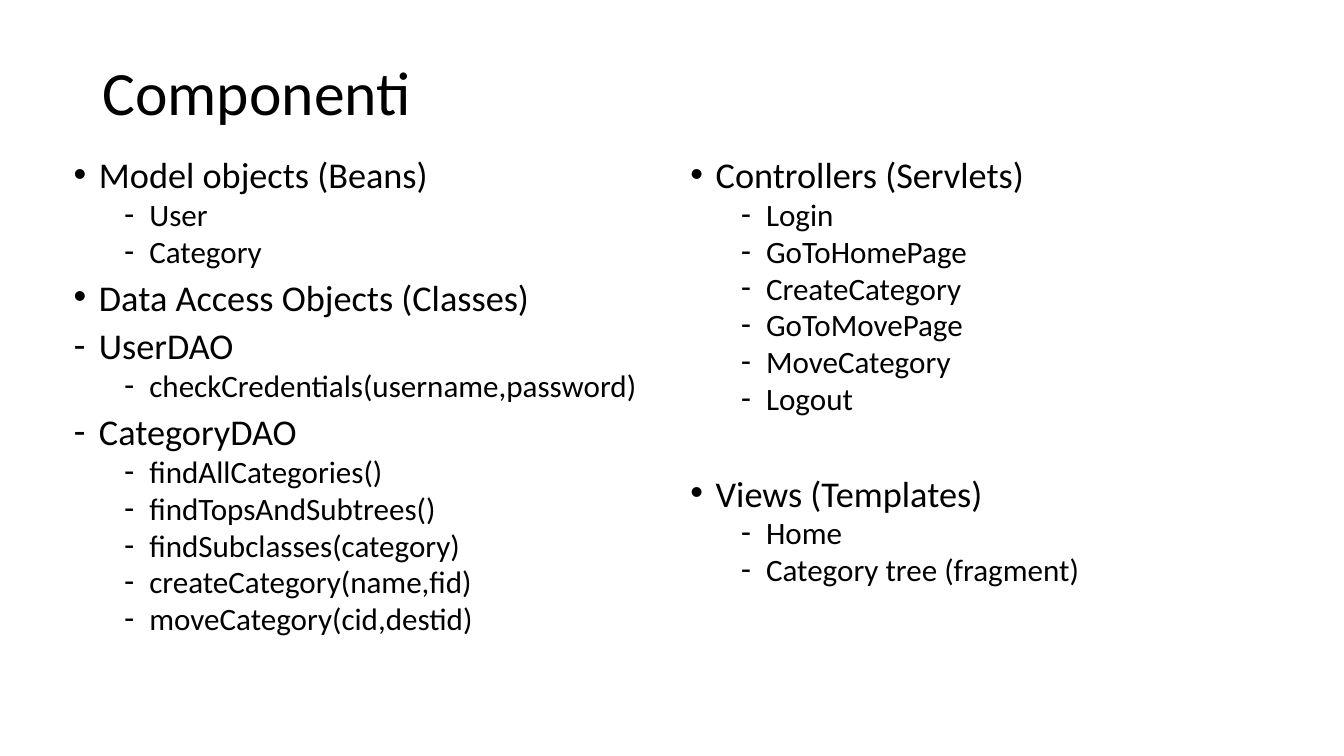
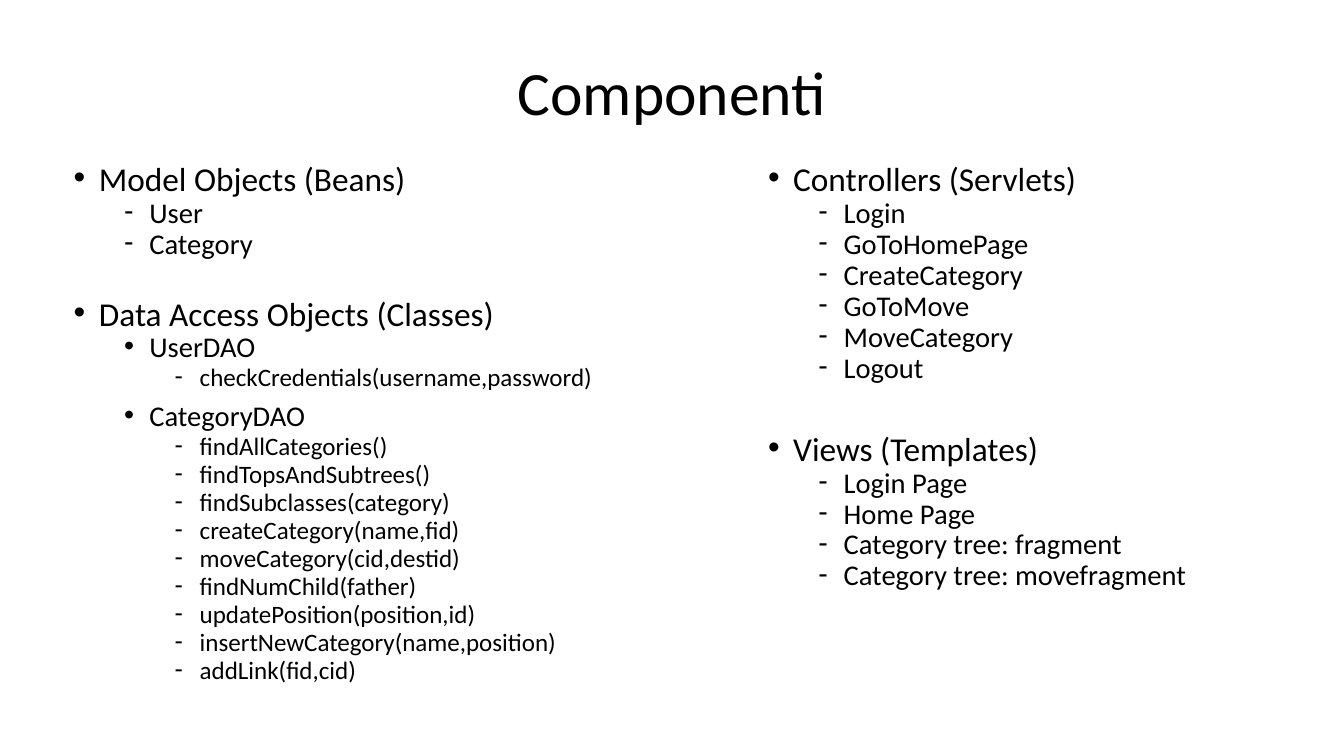
Before and after one commit to Trixyz28/TIW-ImgCatalog, a slide deck: slide 14 of Documents/ImgCatalog.pptx. Drawn at 1344x756 pixels with LibreOffice and Linux fonts; fonts in the diff are those of the drawing. Boxes give left, top, right and bottom in pixels: in the first picture for what was removed or moved away, otherwise in the second. Text is boxed around its words. In the diff, an @@ line names an element or a change of style, - is before the commit and + after.

```diff
--- a/Documents/ImgCatalog.pptx
+++ b/Documents/ImgCatalog.pptx
@@ title "Componenti" at [518,72,826,125]: alignment left to centre @@
@@ text at [99,167,405,197]: text changed; size 25.9 to 23.8 pt @@
-• Model objects (Beans)
+• Model Objects (Beans)
@@ text "Controllers (Servlets)": place and size @@
-text "Controllers (Servlets)" at [716,161,1079,587]
+text "Controllers (Servlets)" at [793,167,1186,590]
@@ text at [793,167,1076,467]: size 25.9 to 23.8 pt in "Controllers (Servlets)", "Views (Templates)"; size 22.2 to 20.4 pt in "Login", "GoToHomePage", "CreateCategory", "MoveCategory" and 1 more places; line spacing 0.8 to 0.7 @@
@@ text at [99,204,592,572]: size 22.2 to 20.4 pt in "User", "Category"; size 25.9 to 23.8 pt in "Data Access Objects (Classes)"; size 25.9 to 20.4 pt in "UserDAO", "CategoryDAO"; size 22.2 to 17.9 pt in "checkCredentials(username,password)", "findAllCategories()", "findTopsAndSubtrees()", "findSubclasses(category)" and 2 more places; line spacing 0.8 to 0.7; bullet - to •; list level 1 to 2 in "UserDAO"; list level 2 to 3 in "checkCredentials(username,password)"; list level 1 to 2 in "CategoryDAO"; line spacing 0.8 to 1; list level 2 to 3 in "findAllCategories()"; list level 2 to 3 in "findTopsAndSubtrees()"; list level 2 to 3 in "findSubclasses(category)"; list level 2 to 3 in "createCategory(name,fid)"; list level 2 to 3 in "moveCategory(cid,destid)" @@
@@ text at [844,297,970,317]: text changed; size 22.2 to 20.4 pt @@
-  – GoToMovePage
+  – GoToMove
@@ text at [844,473,1186,590]: text changed; size 22.2 to 20.4 pt @@
-  – Home
-  – Category tree (fragment)
+  – Login Page
+  – Home Page
+  – Category tree: fragment
+  – Category tree: movefragment
@@ text at [200,577,556,683]: paragraphs added @@
+    – findNumChild(father)
+    – updatePosition(position,id)
+    – insertNewCategory(name,position)
+    – addLink(fid,cid)
```
Also in this commit, not shown: 13 other slides changed, 5 slides added, 6 slides removed, 4 other files.
